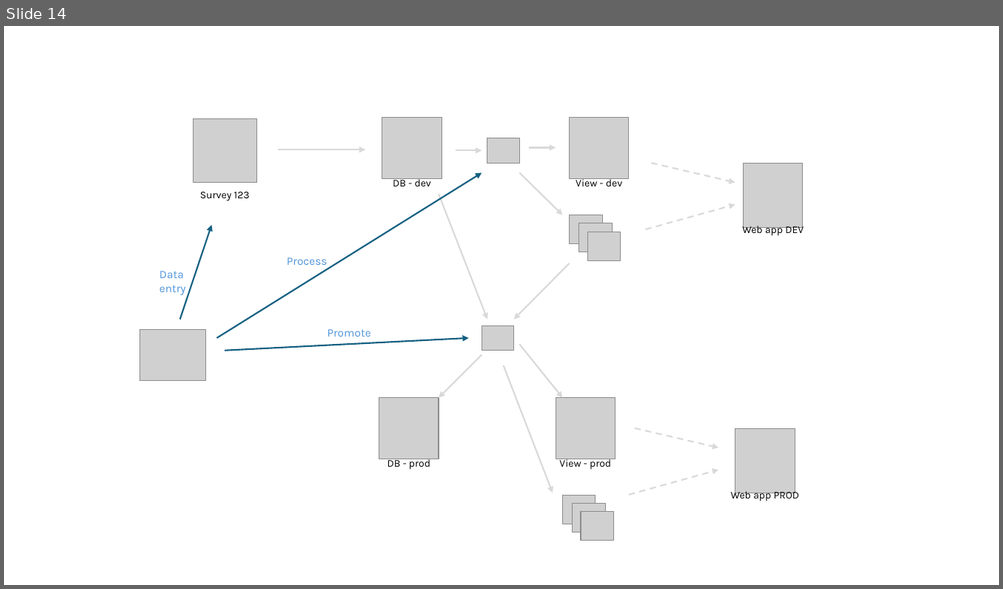
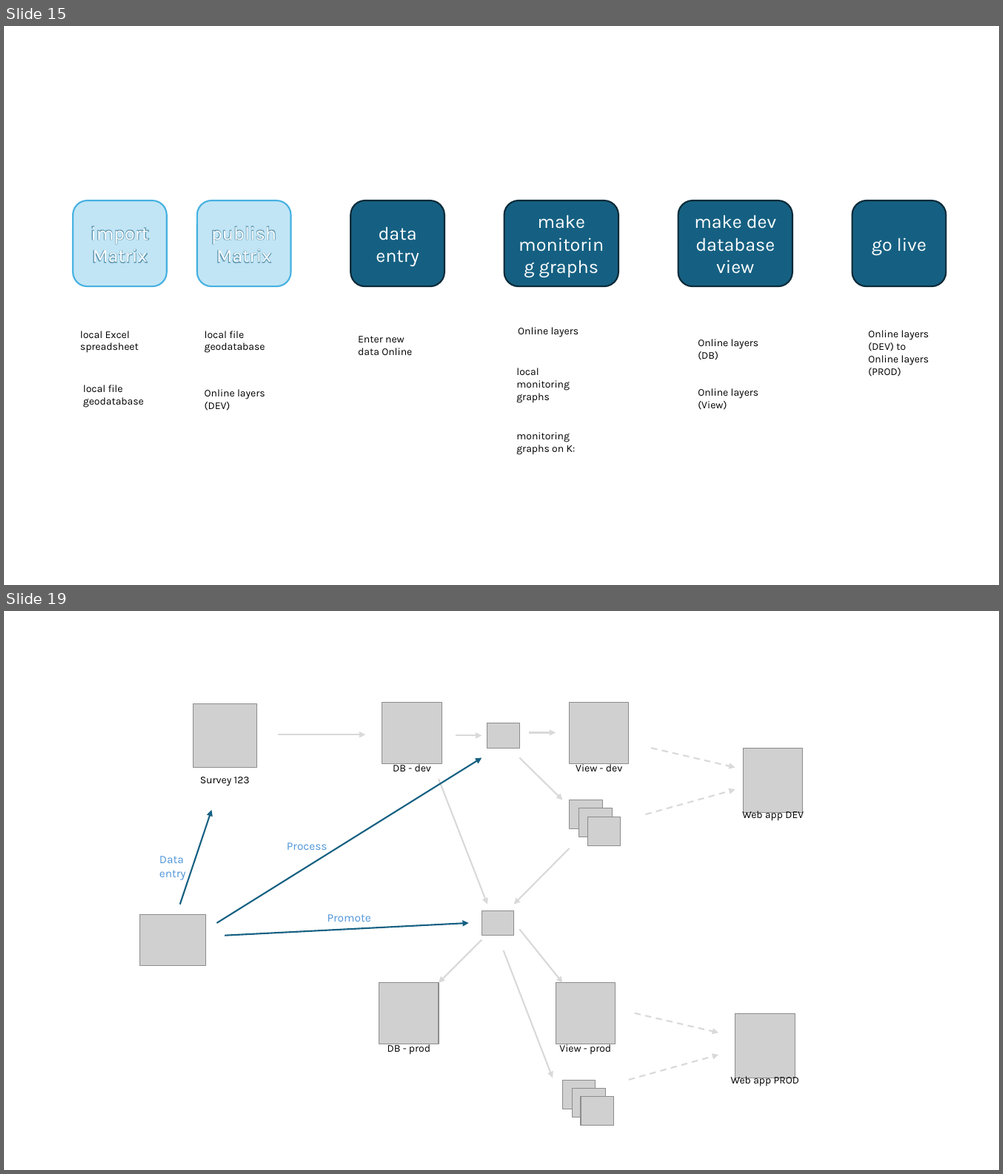
Before and after one commit to WA-Nearshore/seagrass-restoration-processing, a slide deck: docs/seagrass_restoration_storymap_notes.pptx. Shown one above the other, each under a label of ours: slide 14 before the commit, slides 15 and 19 after it; the slides between them are not shown. The pictures are 1003x589 and 1003x1174 pixels, drawn with LibreOffice and Linux fonts; fonts in the diff are those of the drawing; grey boxes stand for pictures. Boxes give left, top, right and bottom in pixels: in the first picture for what was removed or moved away, otherwise in the second. Text is boxed around its words. In the diff, an @@ line names an element or a change of style, - is before the commit and + after.

```diff
--- a/docs/seagrass_restoration_storymap_notes.pptx
+++ b/docs/seagrass_restoration_storymap_notes.pptx
@@ slide 15 added at <box>4,26,999,585</box>, background #FFFFFF @@
@@ rounded rectangle added at <box>73,201,167,286</box>, fill #C1E5F5, outline #46B1E1 1.5 pt, 18 pt, text #FFFFFF @@
+import Matrix
@@ rounded rectangle added at <box>197,201,291,286</box>, fill #C1E5F5, outline #46B1E1 1.5 pt, 18 pt, text #FFFFFF @@
+publish Matrix
@@ rounded rectangle added at <box>351,201,445,286</box>, fill #156082, outline #092A39 1.5 pt, 18 pt, text #FFFFFF @@
+data entry
@@ rounded rectangle added at <box>504,201,618,286</box>, fill #156082, outline #092A39 1.5 pt, 18 pt, text #FFFFFF @@
+make monitoring graphs
@@ rounded rectangle added at <box>677,201,792,286</box>, fill #156082, outline #092A39 1.5 pt, 18 pt, text #FFFFFF @@
+make dev database view
@@ rounded rectangle added at <box>852,201,946,286</box>, fill #156082, outline #092A39 1.5 pt, 18 pt, text #FFFFFF @@
+go live
@@ text added at <box>80,331,139,353</box>, 10 pt, text #000000 @@
+local Excel spreadsheet
@@ text added at <box>205,331,265,353</box>, 10 pt, text #000000 @@
+local file geodatabase
@@ text added at <box>358,336,412,355</box>, 10 pt, text #000000 @@
+Enter new data Online
@@ text added at <box>518,327,579,338</box>, 10 pt, text #000000 @@
+Online layers
@@ text added at <box>868,330,929,377</box>, 10 pt, text #000000 @@
+Online layers (DEV) to Online layers (PROD)
@@ text added at <box>697,339,759,360</box>, 10 pt, text #000000 @@
+Online layers (DB)
@@ text added at <box>516,368,569,403</box>, 10 pt, text #000000 @@
+local monitoring graphs
@@ text added at <box>83,385,144,408</box>, 10 pt, text #000000 @@
+local file geodatabase
@@ text added at <box>205,389,265,411</box>, 10 pt, text #000000 @@
+Online layers (DEV)
@@ text added at <box>697,389,759,410</box>, 10 pt, text #000000 @@
+Online layers (View)
@@ text added at <box>516,432,575,455</box>, 10 pt, text #000000 @@
+monitoring graphs on K:
@@ what was slide 14 is now slide 19 @@
```
Also in this commit, not shown: 3 slides changed, 4 other slides added.
